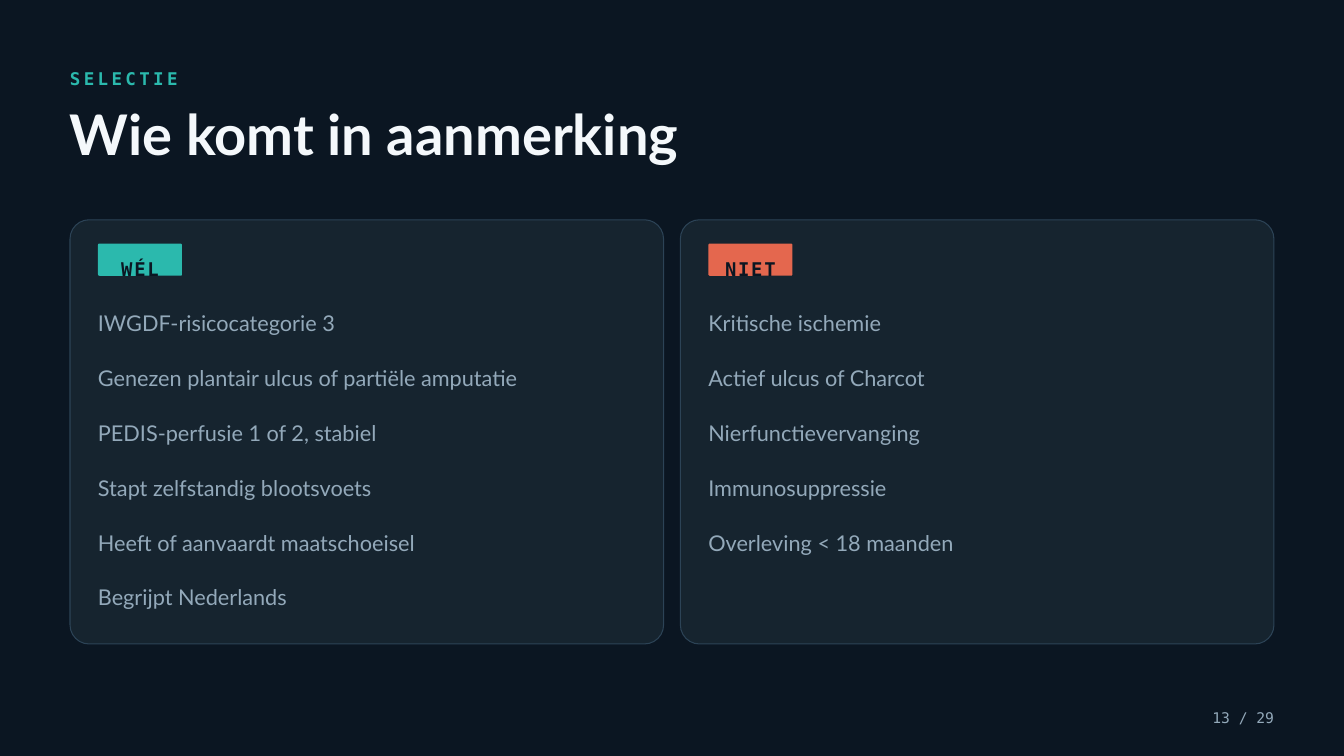
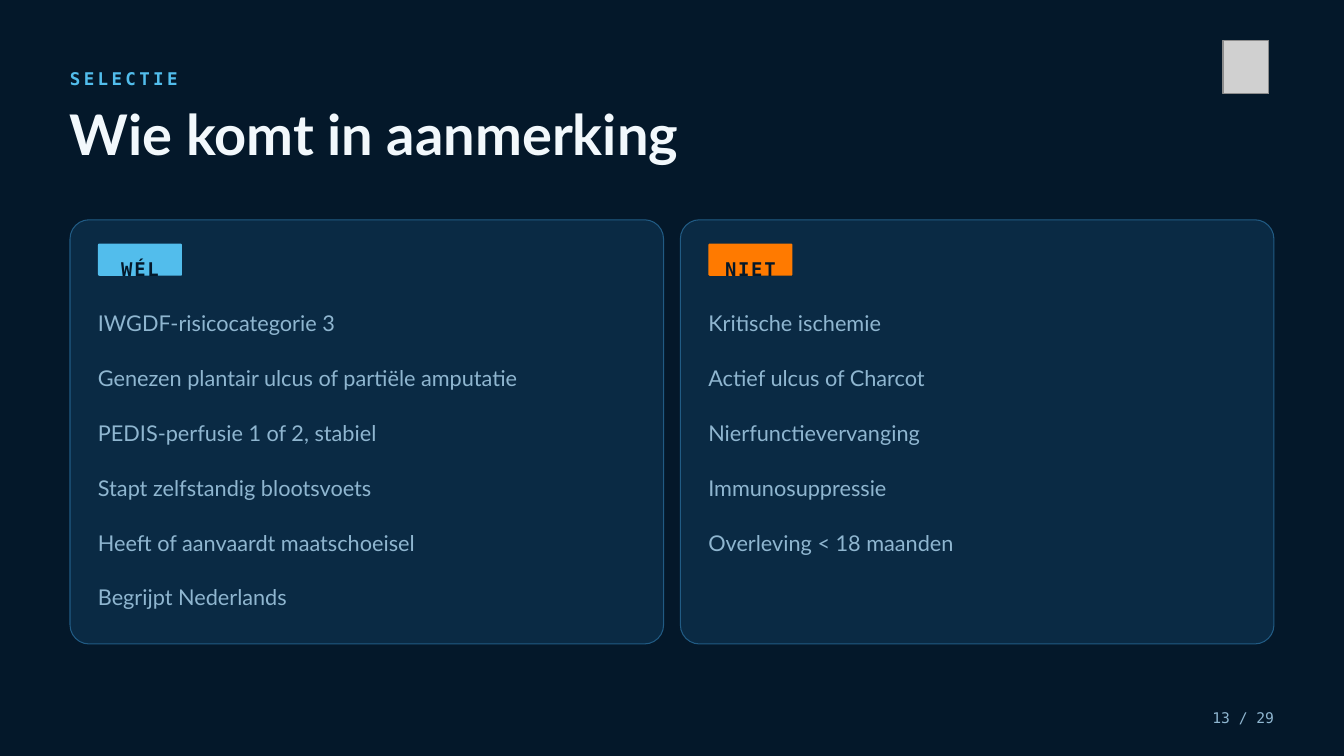
Before and after one commit to Dellfs/paradise-project, a slide deck: slide 13 of PARADISE_presentatie/PARADISE_informatiesessie_voetklinieken.pptx. Drawn at 1344x756 pixels with LibreOffice and Linux fonts; fonts in the diff are those of the drawing; grey boxes stand for pictures. Boxes give left, top, right and bottom in pixels: in the first picture for what was removed or moved away, otherwise in the second. Text is boxed around its words. In the diff, an @@ line names an element or a change of style, - is before the commit and + after.

```diff
--- a/PARADISE_presentatie/PARADISE_informatiesessie_voetklinieken.pptx
+++ b/PARADISE_presentatie/PARADISE_informatiesessie_voetklinieken.pptx
@@ rectangle at (x1=0, y1=0, x2=1344, y2=756): fill #0B1622 to #04182A @@
@@ picture added at (x1=1223, y1=40, x2=1269, y2=94) @@
@@ text "SELECTIE" at (x1=70, y1=72, x2=178, y2=86): text colour #2BB9AD to #52BDEC @@
@@ text "Wie komt in aanmerking" at (x1=70, y1=113, x2=678, y2=165): text colour #F4F8FB to #F2F8FC @@
@@ rounded rectangle at (x1=70, y1=220, x2=663, y2=644): fill #16242F to #0A2A44; outline #2C4356 0.75 pt to #215B84 0.75 pt @@
@@ rounded rectangle at (x1=681, y1=220, x2=1274, y2=644): fill #16242F to #0A2A44; outline #2C4356 0.75 pt to #215B84 0.75 pt @@
@@ text "WÉL" at (x1=121, y1=261, x2=159, y2=276): text colour #0B1622 to #04182A @@
@@ rounded rectangle at (x1=98, y1=244, x2=181, y2=276): fill #2BB9AD to #52BDEC @@
@@ text "NIET" at (x1=725, y1=261, x2=776, y2=281): text colour #0B1622 to #04182A @@
@@ rounded rectangle at (x1=709, y1=244, x2=792, y2=276): fill #E4674E to #FF7A00 @@
@@ text colour #93A9BA to #8FB6D0 in 3 elements at (x1=98, y1=315, x2=517, y2=609), (x1=708, y1=315, x2=953, y2=555), (x1=1212, y1=712, x2=1274, y2=723) @@
```
Also in this commit, not shown: 27 other slides changed, 1 slide added, 1 slide removed, 5 other files.
